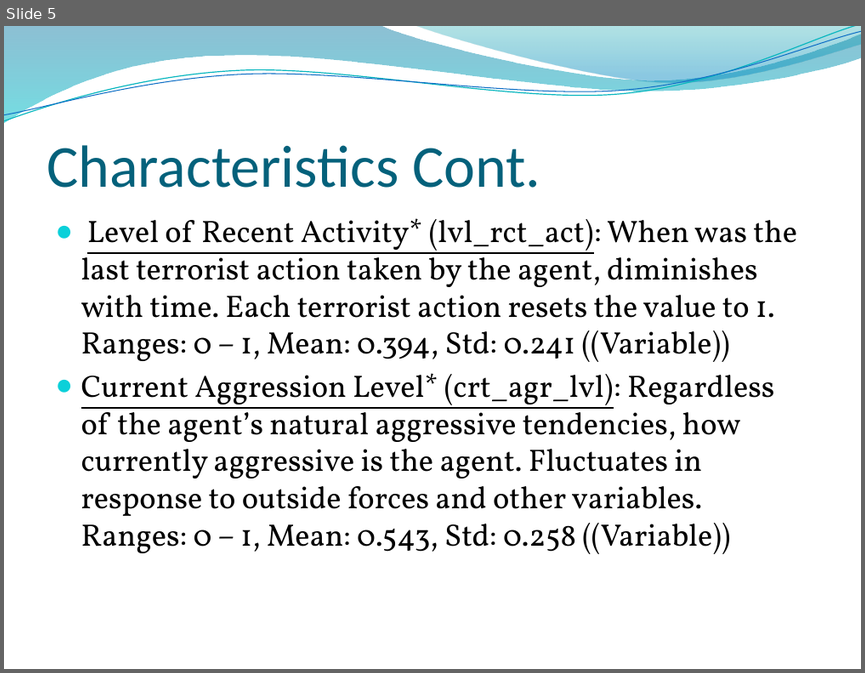
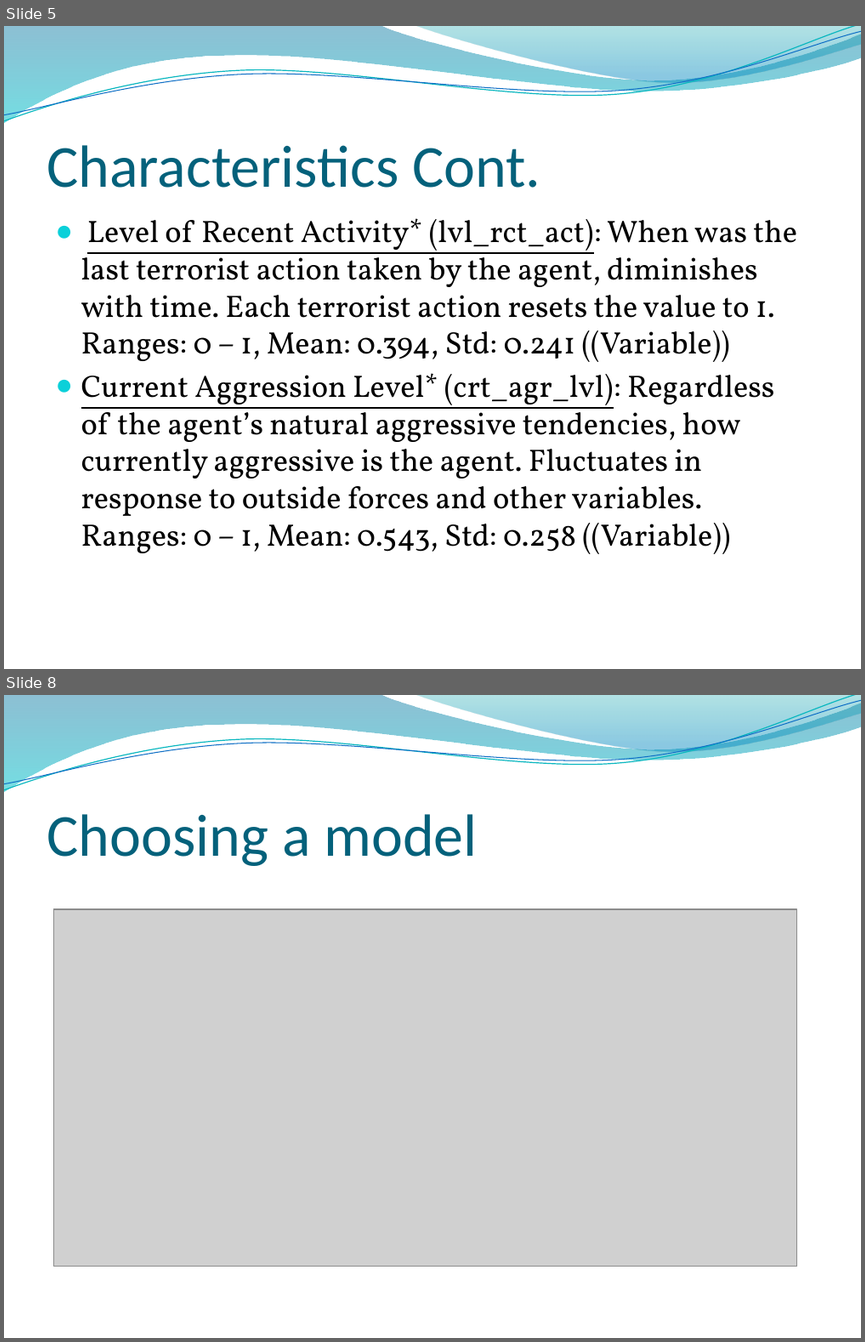
Before and after one commit to BlaHaws/Thinkful, a slide deck: CapstoneResearch/PredictingViolentThreat.pptx. Shown one above the other, each under a label of ours: slide 5 before the commit, slides 5 and 8 after it; the slides between them are not shown. The pictures are 865x673 and 865x1342 pixels, drawn with LibreOffice and Linux fonts; fonts in the diff are those of the drawing; grey boxes stand for pictures; background and template pictures are left out. Boxes give left, top, right and bottom in pixels: in the first picture for what was removed or moved away, otherwise in the second. Text is boxed around its words. In the diff, an @@ line names an element or a change of style, - is before the commit and + after.

```diff
--- a/CapstoneResearch/PredictingViolentThreat.pptx
+++ b/CapstoneResearch/PredictingViolentThreat.pptx
@@ slide 8 added at bbox=[4, 695, 861, 1338], background picture (left out); not listed: 4 template elements that a slide beside it also shows @@
@@ title added at bbox=[46, 814, 477, 866], 50 pt, text #04617B @@
+Choosing a model
@@ picture added at bbox=[53, 909, 796, 1266] @@
```
Also in this commit, not shown: 4 slides changed, 2 other slides added.
